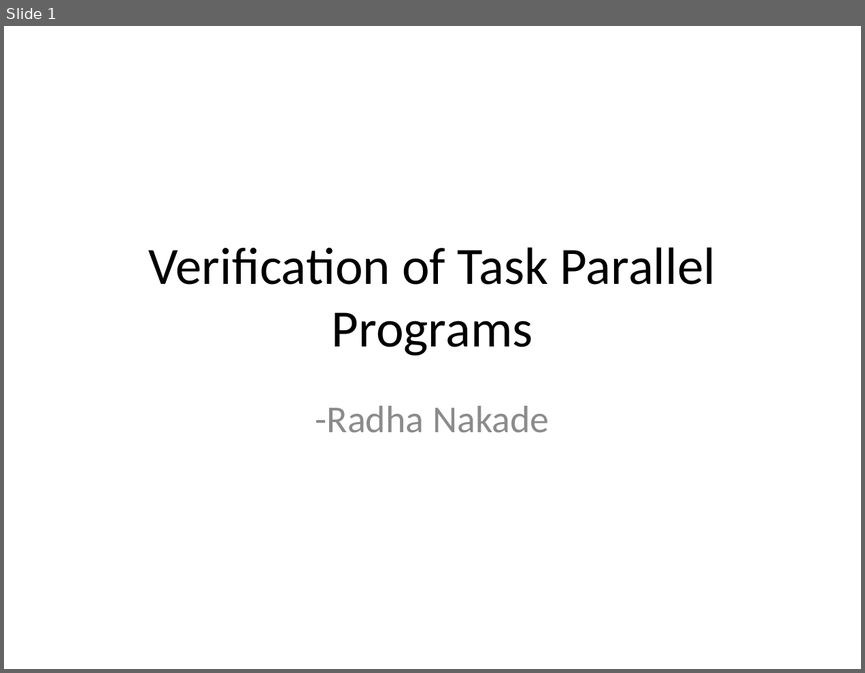
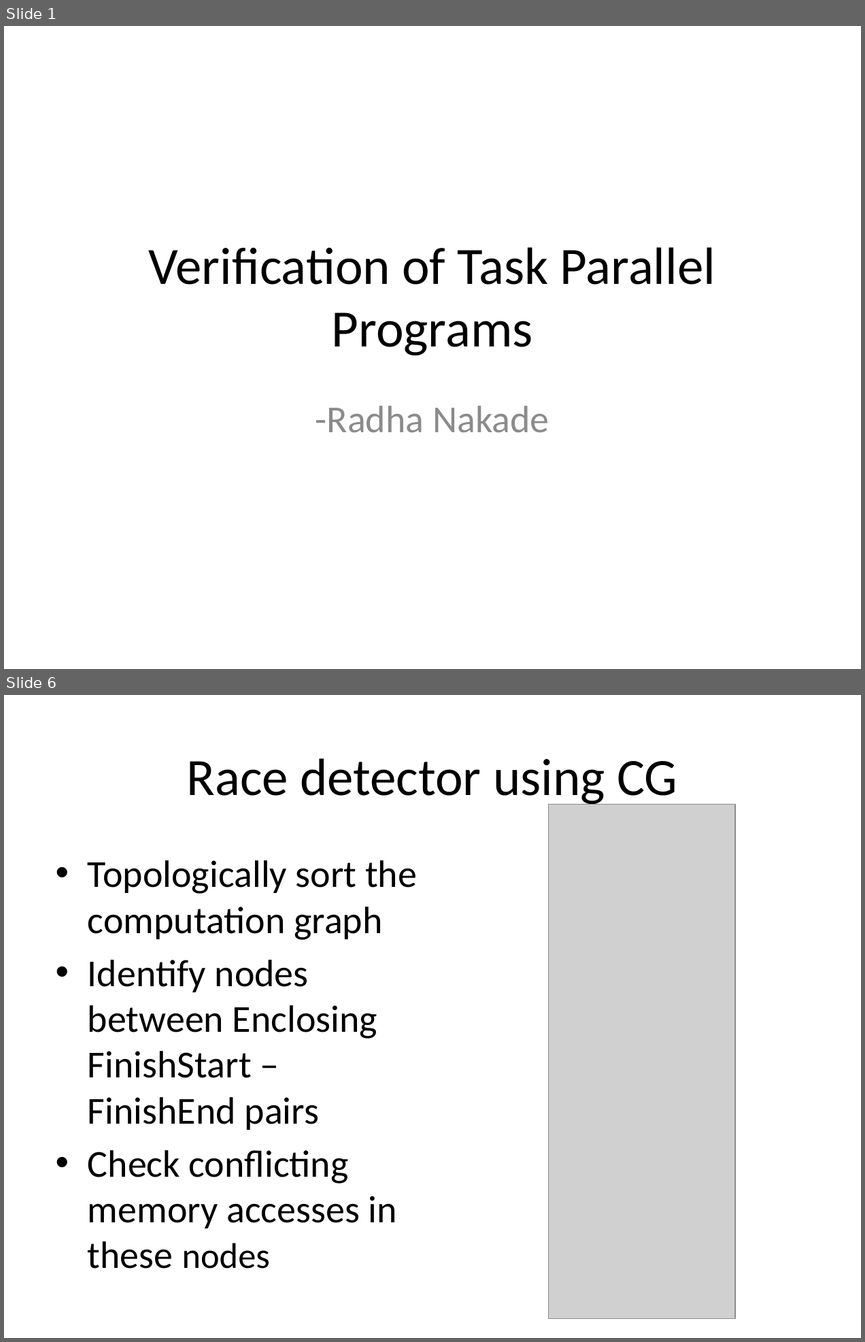
Before and after one commit to ericmercer/nakade-radha, a slide deck: proposal/ppt/SRC_2015.pptx. Shown one above the other, each under a label of ours: slide 1 before the commit, slides 1 and 6 after it; the slides between them are not shown. The pictures are 865x673 and 865x1342 pixels, drawn with LibreOffice and Linux fonts; fonts in the diff are those of the drawing; grey boxes stand for pictures. Boxes give left, top, right and bottom in pixels: in the first picture for what was removed or moved away, otherwise in the second. Text is boxed around its words. In the diff, an @@ line names an element or a change of style, - is before the commit and + after.

```diff
--- a/proposal/ppt/SRC_2015.pptx
+++ b/proposal/ppt/SRC_2015.pptx
@@ slide 6 added at [4, 695, 861, 1338], background #FFFFFF @@
@@ title added at [186, 758, 677, 807], 44 pt, text #000000 @@
+Race detector using CG
@@ picture added at [548, 804, 735, 1318] @@
@@ text added at [88, 860, 417, 1268], 32 pt, text #000000 @@
+• Topologically sort the computation graph
+• Identify nodes between Enclosing FinishStart – FinishEnd pairs
+• Check conflicting memory accesses in these nodes
```
Also in this commit, not shown: 4 slides changed, 1 slide removed.
